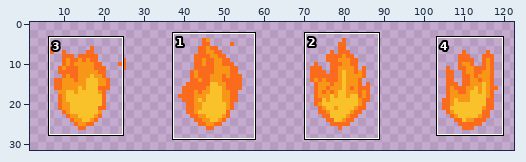
Sprite sheet: bleed-client/images/fireball.png. The first picture is a wide view before the edit; the outline marks the close-up.
Close-up. Old version:
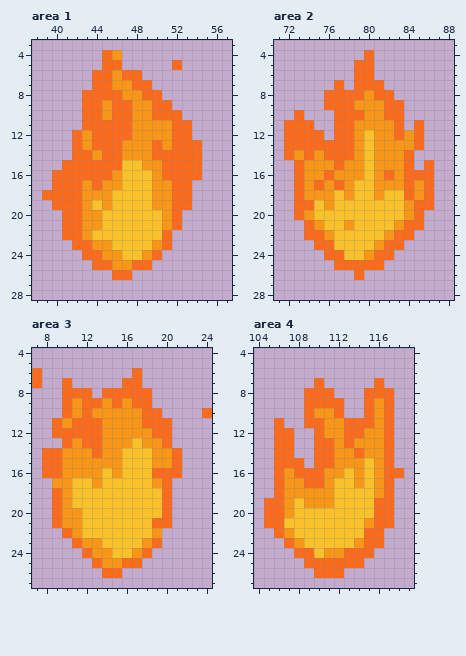
The file is 128x32 pixels. Shown: area 1: x 38..57, y 3..28; area 2: x 71..88, y 3..28; area 3: x 7..24, y 4..27; area 4: x 104..119, y 4..27. The wide view leaves out empty margins. The commit also changed other parts of the picture, which this record leaves out.
The same view after the edit:
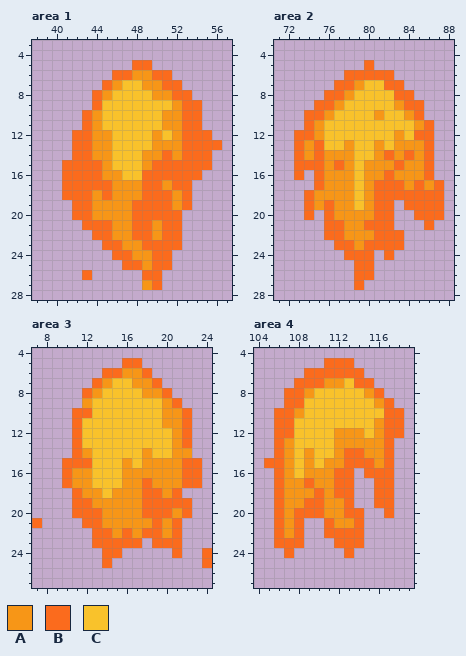
Palette (. is transparent): A #f79617  B #fb6b1d  C #f9c22b
The edit:
--- area 1
@@ x 38..57 @@
  3 ....................
- 4 .......BA...........
- 5 .......BB.....B.....
- 6 ......BBABB.........
- 7 ......BBAABB........
- 8 .....BBBBAABB.......
- 9 .....BBABBAABB......
-10 .....BBABBAABBB.....
-11 .....BBBBBAAAABB....
-12 ....BABBBBAAAABB....
-13 ....BABBBAAABABBB...
-14 ....BBABBAAABBBBB...
-15 ...BBBBBBCCAABBBB...
-16 ..BBBBBBACCCABBBB...
-17 ..BBBABAACCCAABB....
-18 .BBBBAAACCCCAABB....
-19 ..BBBACACCCCAABB....
-20 ...BBAACCCCCCAB.....
-21 ...BBAACCCCCCAB.....
-22 ...BBACCCCCCCB......
-23 ....BBAACCCCAB......
-24 .....BBAACCAB.......
-25 ......BBAABB........
-26 ........BB..........
-27 ....................
+ 4 ....................
+ 5 ..........BB........
+ 6 ........BBAABB......
+ 7 .......BACCAABB.....
+ 8 ......BACCCCAABB....
+ 9 ......BCCCCCCCABB...
+10 .....BACCCCCCAABB...
+11 .....BACCCCCCAABB...
+12 ....BBAACCCCACABBB..
+13 ....BBAACCCCAAABBBB.
+14 ....BBAACCCAABABBB..
+15 ...BBBBACCCABBBBBB..
+16 ...BBBBAACCBBBBBB...
+17 ...BBBBBAAABBABB....
+18 ...BBBABAAABBBAB....
+19 ....BBAAAABBBBAB....
+20 ....BBAAAABBBBB.....
+21 .....BBBAABBABB.....
+22 ......BBAABBABB.....
+23 .......BBAABBBB.....
+24 ........BBAABB......
+25 .........BBABB......
+26 .....B.....BB.......
+27 ...........AB.......
 28 ....................
--- area 2
@@ x 71..88 @@
  3 ..................
- 4 .........B........
- 5 ........BB........
- 6 ........BB........
- 7 ......B.BBB.......
- 8 .....BBBBABB......
- 9 .....BBBAAABB.....
-10 ..B...BBBAABB.....
-11 .BBB..BBAAAAB.B...
-12 .BBBB.BBACAABAB...
-13 .BBBBBBBACAAAAB...
-14 .BABABBBACAAAB....
-15 ..BAAABAACAAAB.B..
-16 ..BAABAAACABABBB..
-17 ..BABABACCAAABAB..
-18 ..BAAACACCACCBAB..
-19 ..BBCACCCCCCCABB..
-20 ..BACCCCCCCCCAB...
-21 ...BACCACCCCABB...
-22 ...BBACCCCCABB....
-23 ....BBCCCCABB.....
-24 .....BBCCABB......
-25 ......BBBBB.......
-26 ........B.........
-27 ..................
+ 4 ..................
+ 5 .........B........
+ 6 .......BBBBB......
+ 7 ......BBACCBB.....
+ 8 .....BBACCCCBB....
+ 9 ....BBACCCCCABB...
+10 ...BBACCCCACCAB...
+11 ...BACCCCCCCCCAB..
+12 ..BBACCCCCCCACBB..
+13 ..BABCCACCACAAAB..
+14 ..BABAAACCABABAB..
+15 ..BBBABACAAABAAB..
+16 ..B.BAAACAABAAAB..
+17 ....BAAACABBBABAB.
+18 ...BAAAACABBBBBBB.
+19 ...BABAACABB.BBBB.
+20 ...B.BAAAABB..BBB.
+21 .....BBAABBB...B..
+22 .....BBAAABBB.....
+23 ......BBABBBB.....
+24 .......BBB.B......
+25 ........BB........
+26 ........BB........
+27 ........B.........
 28 ..................
--- area 3
@@ x 7..24 @@
  4 ..................
- 5 ..................
- 6 B.........B.......
- 7 B..B.....BB.......
- 8 ...BBB.BBBBB......
- 9 ...BABBABABB......
-10 ...BABAAAAABB....B
-11 ..BABBBAAAABBB....
-12 ..BBBBBAAAAABB....
-13 ...BABBAAACAAB....
-14 .BBAAABAACCCAAB...
-15 .BBAAAAAACCCAAB...
-16 .BBAAAACACCCBBB...
-17 ..AACCACCCCCAB....
-18 ..BACCCCCCCCCB....
-19 ..BACCCCCCCCCB....
-20 ..BAACCCCCCCCB....
-21 ..BAACCCCCCCBB....
-22 ...BACCCCCCCA.....
-23 ....BAACCCCAB.....
-24 .....BAACCAB......
-25 ......BAABB.......
-26 .......BB.........
+ 5 .........BB.......
+ 6 .......BBAAB......
+ 7 ......BACCAAB.....
+ 8 .....BACCCCAAB....
+ 9 .....ACCCCCCCAB...
+10 ....BBCCCCCCCAAB..
+11 ....BCCCCCCCCAAB..
+12 ....BCCCCCCCCCAB..
+13 ....BCCCCCCCCCAB..
+14 ....BACCCCCACCAA..
+15 ...BBBCCCACAAAABB.
+16 ...BAACCCAAAAAABB.
+17 ...BAACCCAABAAABB.
+18 ....BAACAAABBAB...
+19 ....BBAAAAABBBBB..
+20 ....BBBAAAABBBAB..
+21 B....BBAAAAABAB...
+22 ......BBABABBAB...
+23 ......BBBBB.BBB...
+24 .......BB.....B..B
+25 .......B.........B
+26 ..................
 27 ..................
--- area 4
@@ x 104..119 @@
  4 ................
- 5 ................
- 6 ................
- 7 ......B.....B...
- 8 .....BBB...BBB..
- 9 .....BBBB..BAB..
-10 .....BAAB..BAB..
-11 ..B..BBAABBBAB..
-12 ..BB..BAABBAAB..
-13 ..BB..BBABAAAB..
-14 ..BB..BBAABAAB..
-15 ..BBB.BBAAACAB..
-16 ..BABBBAACACABB.
-17 ..BAABBACCACAB..
-18 ..BAAAAACCCCAB..
-19 .BBACAAACCCCBB..
-20 .BBACCCCCCCCBB..
-21 .BBCCCCCCCCABB..
-22 ..BACCCCCCCBB...
-23 ...BACCCCCABB...
-24 ....BBCAABBB....
-25 .....BBBBBB.....
-26 ......BBB.......
+ 5 .......BBB......
+ 6 .....BBBBBB.....
+ 7 ....BBBAACBB....
+ 8 ...BBACCCCCAB...
+ 9 ...BBCCCCCCCAB..
+10 ..BBACCCCCCCCBB.
+11 ..BBCCCCCCCCABB.
+12 ..BBCCCCAAACABB.
+13 ..BACCCCAAAAAB..
+14 ..BACACCABBAAB..
+15 .BBACACAABBBAB..
+16 ..BACAAABB.BBB..
+17 ..BAABAABB..BB..
+18 ..BAAABABB..BB..
+19 ..BAABBAAB..BB..
+20 ..BABBBAABB..B..
+21 ..BAB..BAAB.....
+22 ..BAB..BBBB.....
+23 ..BBB...BBB.....
+24 ...B.....B......
+25 ................
+26 ................
 27 ................
